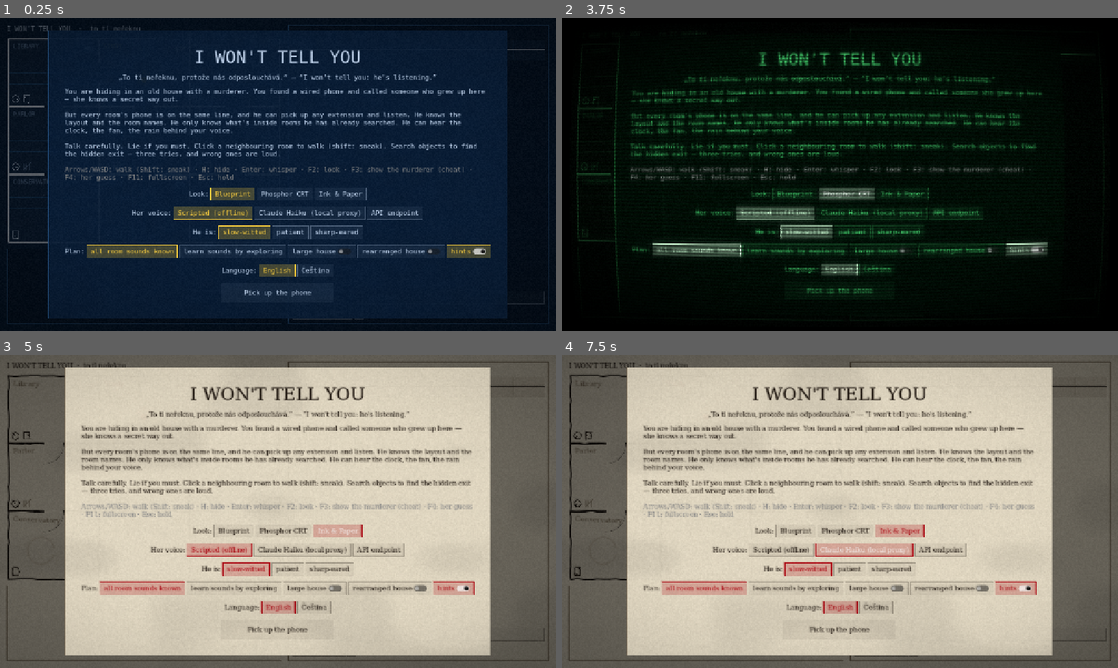
Above: before the commit, frames 1-4 (two rows, left to right).
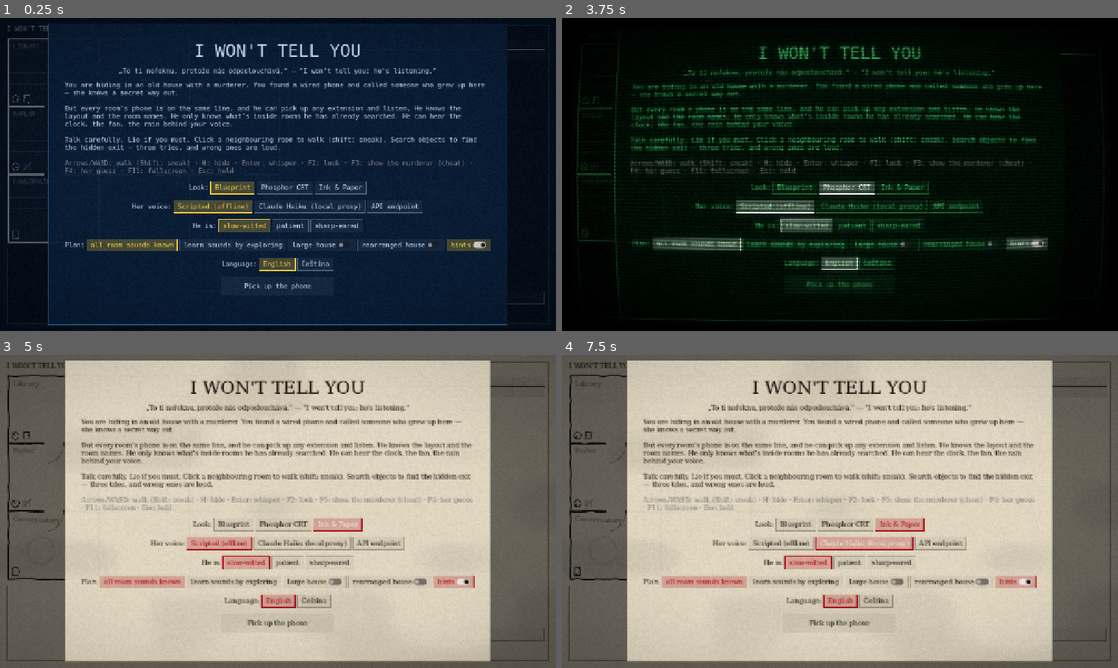
Above: after the commit, the same moments.

Repository: Vikvam/oiside-jam-2610
Game: Godot game, scene res://main.tscn
Same seed, same stepped clock (60 frames per second), same inputs: the game is played once before the commit and once after it.
Inputs (mouse positions are in pixels of both pictures, inside the frame that each line leads up to):
- Up to frame 1 (0.25 s): no input
- Up to frame 2 (3.75 s): click (979, 296) at 0.52 s; type "12" at 0.6 s; click "Tap [Ctrl+T]" at 1.25 s; click (923, 312) at 2 s; click "Blueprint" at 2.75 s; click "Phosphor CRT" at 3.5 s
- Up to frame 3 (5 s): click "Ink & Paper" at 4.25 s
- Up to frame 4 (7.5 s): click "Tap [Ctrl+T]" at 5 s; click (912, 649) at 5.75 s; click "Scripted (offline)" at 6.5 s; click "Claude Haiku (local proxy)" at 7.25 s

The runs differ from the first frame. In frame 1, 15% of the frame differs, in the area x 8-92%, y 1-99%; in frame 2, 14%; in frame 3, 19%; in frame 4, 19%, in the area x 11-89%, y 1-98%.

Commit message:
Persistent stats on the title screen
Co-Authored-By: Claude Opus 5.5 <noreply@anthropic.com>

Diff:
--- a/scripts/core/loc.gd
+++ b/scripts/core/loc.gd
@@ -35,6 +35,8 @@
 	"large_tip": ["12 rooms instead of 9: longer, harder to find, harder to be found.", "12 místností místo 9: delší hra, těžší hledání pro oba."],
 	"rearranged_tip": ["Every call: new doors, new phones, new sounds.", "Při každém hovoru: jiné dveře, telefony i zvuky."],
 	"start": ["Pick up the phone", "Zvednout telefon"],
+	"stats": ["calls made: %d  ·  escapes: %d", "hovorů: %d  ·  útěků: %d"],
+	"stats_best": ["fastest escape %d:%02d", "nejrychlejší útěk %d:%02d"],
 	"again": ["Call again", "Zavolat znovu"],
 	"peek": ["Look at the call", "Ukázat hovor"],
 	"to_title": ["Title", "Menu"],
--- a/scripts/main.gd
+++ b/scripts/main.gd
@@ -40,6 +40,8 @@
 var hints_on := true
 var rearranged := false
 var large := false
+var stats := {"calls": 0, "escapes": 0, "best": 0.0}
+var stats_label: Label
 var running := false
 var _intro_queue: Array = []
 var _intro_t := 0.0
@@ -167,6 +169,7 @@
 	hints_on = _settings.get_value("ui", "hints", true)
 	rearranged = _settings.get_value("ui", "rearranged", false)
 	large = _settings.get_value("ui", "large", false)
+	stats = _settings.get_value("stats", "all", stats)
 	# Rescuer endpoint config lives next to the project (gitignored) or in user://.
 	var rc := ConfigFile.new()
 	if rc.load("res://rescuer_config.cfg") == OK or rc.load("user://rescuer_config.cfg") == OK:
@@ -185,6 +188,7 @@
 	_settings.set_value("ui", "hints", hints_on)
 	_settings.set_value("ui", "rearranged", rearranged)
 	_settings.set_value("ui", "large", large)
+	_settings.set_value("stats", "all", stats)
 	_settings.save("user://settings.cfg")
 
 
@@ -393,6 +397,11 @@
 	start.size_flags_horizontal = Control.SIZE_SHRINK_CENTER
 	start.pressed.connect(_start_game)
 	v.add_child(start)
+	stats_label = Label.new()
+	stats_label.horizontal_alignment = HORIZONTAL_ALIGNMENT_CENTER
+	stats_label.add_theme_font_size_override("font_size", 12)
+	v.add_child(stats_label)
+	_refresh_stats()
 	_refresh_title_buttons()
 
 
@@ -410,6 +419,18 @@
 	header_label.text = Loc.t("header")
 	_apply_style()
 	_show_title()
+
+
+func _refresh_stats() -> void:
+	if stats_label == null:
+		return
+	if stats.calls == 0:
+		stats_label.text = ""
+		return
+	var best := ""
+	if stats.best > 0.0:
+		best = "  ·  " + Loc.t("stats_best", [int(stats.best) / 60, int(stats.best) % 60])
+	stats_label.text = Loc.t("stats", [stats.calls, stats.escapes]) + best
 
 
 func _refresh_title_buttons() -> void:
@@ -672,6 +693,14 @@
 			_start_game()
 			_attach_bot())
 		return
+	if t == "game_over" and not _dev:
+		stats.calls += 1
+		if d.won:
+			stats.escapes += 1
+			if stats.best <= 0.0 or game.time < stats.best:
+				stats.best = game.time
+		_save_settings()
+		_refresh_stats()
 	if t == "game_over":
 		running = false
 		var ended := game
